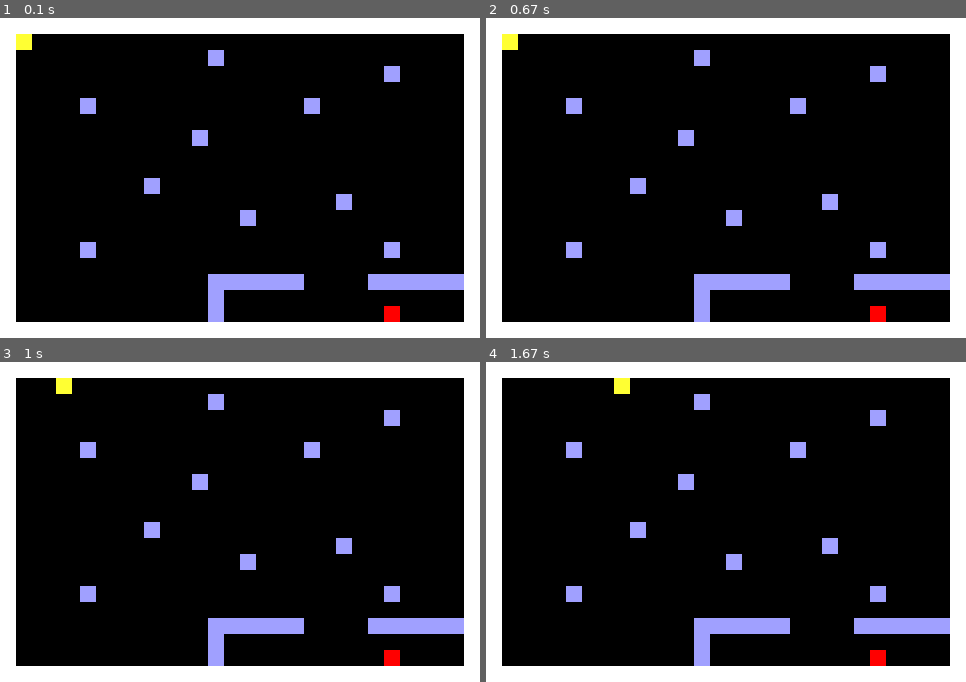
Above: before the commit, frames 1-4 (two rows, left to right).
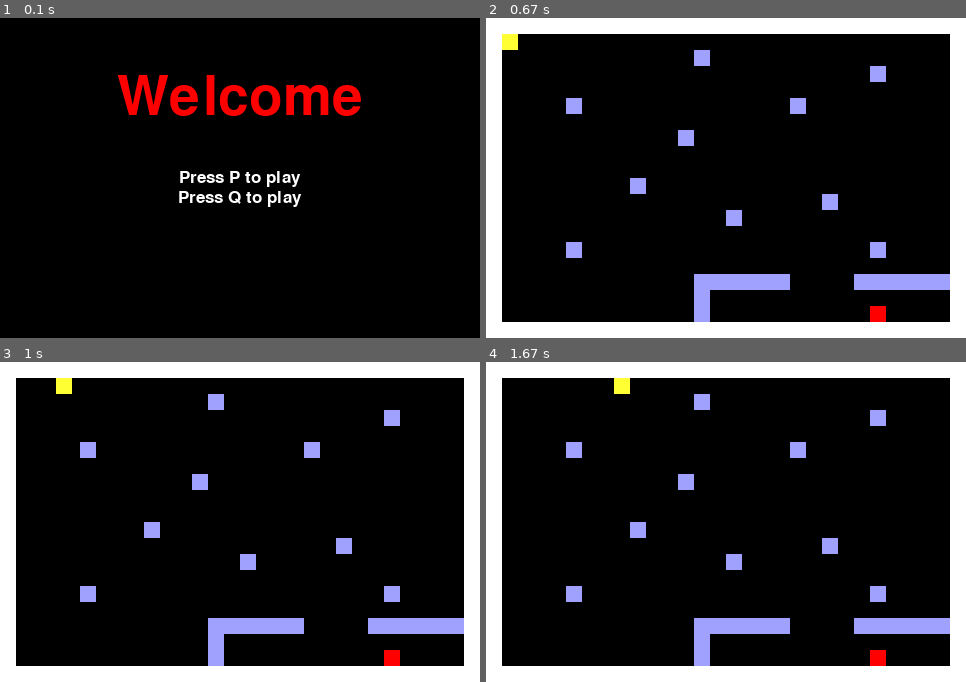
Above: after the commit, the same moments.

Repository: GwynWilson/Pygame-Collision
Game: pygame game, started from OOP Test/game.py
The game is run twice, just before and just after one commit, with the same random seed, the same clock (stepped at 60 frames per second) and the same inputs. The source is Python 2; it was converted automatically to run under Python 3.
Inputs:
- Up to frame 1 (0.1 s): no input
- Up to frame 2 (0.67 s): hold P from 0.33 s (still down)
- Up to frame 3 (1 s): release P at 0.8 s; hold Right from 0.83 s (still down)
- Up to frame 4 (1.67 s): release Right at 1.3 s; hold Up 1.33-1.63 s

The runs differ from the first frame. In frame 1, 24% of the frame differs, in the area x 0-100%, y 0-100%; in frame 2, nothing differs; in frame 3, nothing differs; in frame 4, nothing differs.

Commit message:
Added text and title

Diff:
--- a/OOP Test/constants.py
+++ b/OOP Test/constants.py
@@ -4,6 +4,9 @@
 
 @author: GWils
 """
+import pygame
+pygame.init()
+
 
 black = (0,0,0)
 white = (255,255,255)
@@ -16,6 +19,10 @@
 s_height = b_size*20
 
 player_vel = 4
+
+small_font = pygame.font.SysFont(None,25)
+med_font = pygame.font.SysFont(None,50)
+large_font = pygame.font.SysFont(None,80)
 
 level_1 = ['wwwwwwwwwwwwwwwwwwwwwwwwwwwwww',
            'wo                           w',
--- a/OOP Test/game.py
+++ b/OOP Test/game.py
@@ -23,6 +23,8 @@
 
         self.level_list = level_list
         self.level = None
+
+        self.text_list = []
 
         self.player = Player((b_size,b_size))
 
@@ -64,6 +66,8 @@
         self.screen.fill(black)
         self.level.render(screen)
         self.player.render(screen,yellow)
+        for text in self.text_list:
+            text.render(self.screen,red)
         pygame.display.flip()
         self.clock.tick(self.fps)
 
@@ -92,7 +96,6 @@
             self.render()
 
     def main_loop(self):
-#        self.screen.fill(black)
         for level_ in self.level_list:
             self.screen.fill(black)
             self.level = Level(level_)
@@ -101,10 +104,36 @@
             self.level_loop()
             self.running = True
 
+    def title_loop(self):
+        title = True
+        self.text_list.append(Text('Welcome',colour=red,pos=(s_width/2,s_height/4),size='large'))
+        self.text_list.append(Text('Press P to play',colour=white,pos=(s_width/2,s_height/2)))
+        self.text_list.append(Text('Press Q to play',colour=white,pos=(s_width/2,s_height/2 +20)))
+        while title:
+            for e in pygame.event.get():
+                if e.type == pygame.QUIT:
+                    pygame.quit()
+                    quit()
+                    self.running = False
+                elif e.type == pygame.KEYDOWN:
+                    if e.key == pygame.K_p:
+                        self.text_list = []
+                        self.main_loop()
+                        title = False
+                    elif e.key == pygame.K_q:
+                        pygame.quit()
+                        quit()
+
+            self.screen.fill(black)
+            for text in self.text_list:
+                text.render(self.screen)
+            pygame.display.flip()
+            self.clock.tick(5)
+
         print 'Thanks For Playing'
 
 
 g = Game(screen,clock)
-g.main_loop()
+g.title_loop()
 pygame.quit()
 quit()
--- a/OOP Test/objects.py
+++ b/OOP Test/objects.py
@@ -5,6 +5,7 @@
 @author: GWils
 """
 import pygame
+from constants import *
 
 class Block():
     def __init__(self,pos,b_size,colour):
@@ -18,3 +19,27 @@
 class Spike(Block):
     def __init__(self,pos,b_size,colour):
         Block.__init__(self,pos,b_size,colour)
+
+class Text():
+    def __init__(self,msg,size='small',pos=None,colour=white):
+        self.message = msg
+        self.size = size
+        self.pos = pos
+        self.colour = colour
+
+    def text_objects(self):
+        if self.size == 'small':
+            text_surface = small_font.render(self.message,True,self.colour)
+        elif self.size == 'med':
+            text_surface = med_font.render(self.message,True,self.colour)
+        elif self.size == 'large':
+            text_surface = large_font.render(self.message,True,self.colour)
+        return text_surface,text_surface.get_rect()
+
+    def render(self,screen):
+        text_surface, text_rect = self.text_objects()
+        if self.pos != None:
+            text_rect.center = self.pos[0],self.pos[1]
+        else:
+            text_rect.center = s_width/2 , s_height/2
+        screen.blit(text_surface,text_rect)
--- a/OOP Test/player.py
+++ b/OOP Test/player.py
@@ -33,6 +33,7 @@
                 if dy < 0:
                     self.rect.top = wall.rect.bottom
         return True
+
     def move(self,dx,dy,blocklist):
 
         self.rect.x += dx
Not shown, changed: OOP Test/constants.pyc
Not shown, changed: OOP Test/objects.pyc
Not shown, changed: OOP Test/player.pyc
